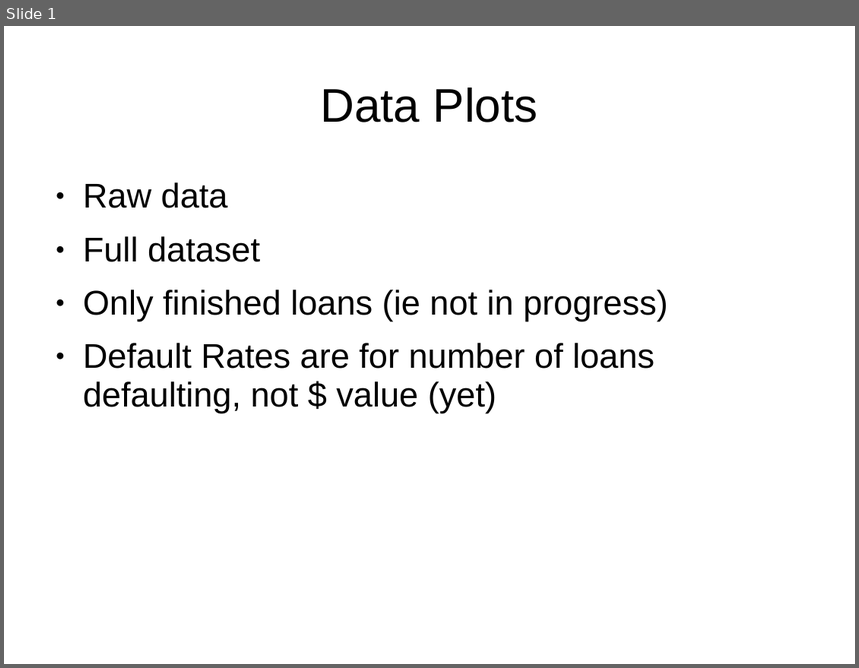
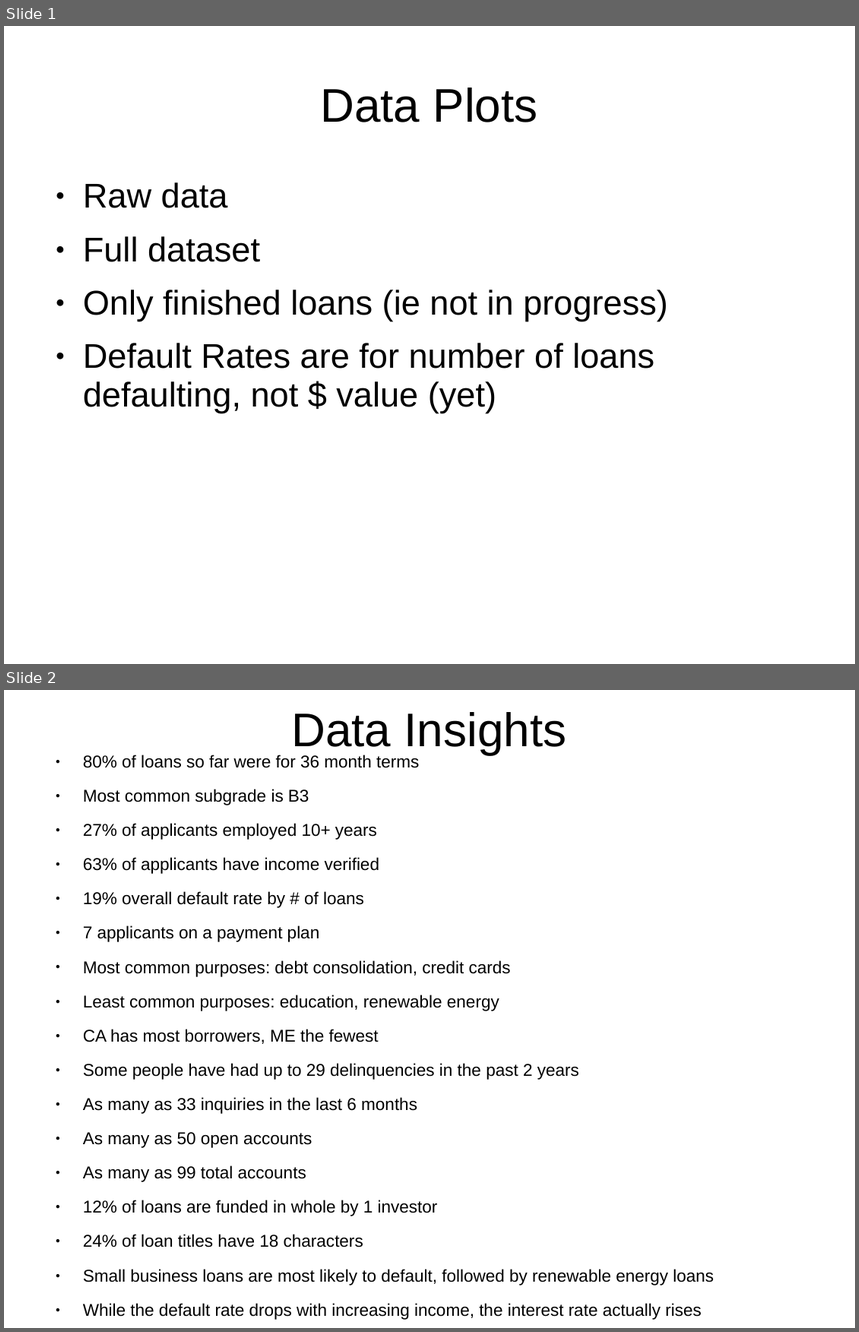
Before and after one commit to abradle2/LendingLounge, a slide deck: analysis/data_visualization.ppt. Shown one above the other, each under a label of ours: slide 1 before the commit, slides 1 and 2 after it. The pictures are 859x668 and 859x1332 pixels, drawn with LibreOffice and Linux fonts; fonts in the diff are those of the drawing. Boxes give left, top, right and bottom in pixels: in the first picture for what was removed or moved away, otherwise in the second. Text is boxed around its words. In the diff, an @@ line names an element or a change of style, - is before the commit and + after.

```diff
--- a/analysis/data_visualization.ppt
+++ b/analysis/data_visualization.ppt
@@ slide 2 added at [4, 690, 855, 1328], background #FFFFFF @@
@@ title added at [291, 712, 567, 755], 44 pt, text #000000 @@
+Data Insights
@@ text added at [83, 755, 714, 1320], 16 pt, text #000000 @@
+● 80% of loans so far were for 36 month terms
+● Most common subgrade is B3
+● 27% of applicants employed 10+ years
+● 63% of applicants have income verified
+● 19% overall default rate by # of loans
+● 7 applicants on a payment plan
+● Most common purposes: debt consolidation, credit cards
+● Least common purposes: education, renewable energy
+● CA has most borrowers, ME the fewest
+● Some people have had up to 29 delinquencies in the past 2 years
+● As many as 33 inquiries in the last 6 months
+● As many as 50 open accounts
+● As many as 99 total accounts
+● 12% of loans are funded in whole by 1 investor
+● 24% of loan titles have 18 characters
+● Small business loans are most likely to default, followed by renewable energy loans
+● While the default rate drops with increasing income, the interest rate actually rises
```
Also in this commit, not shown: 5 other slides added, 1 slide removed, 14 other files.
